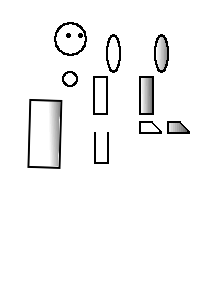
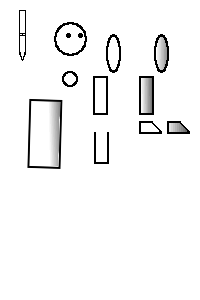
Comparing the layer stacks of the two 200 x 300 images. Changes:
removed layer "Layer 8(pasted)" over [19, 10, 26, 61]
painted on "Layer 1 Merged" over [19, 10, 26, 61]
